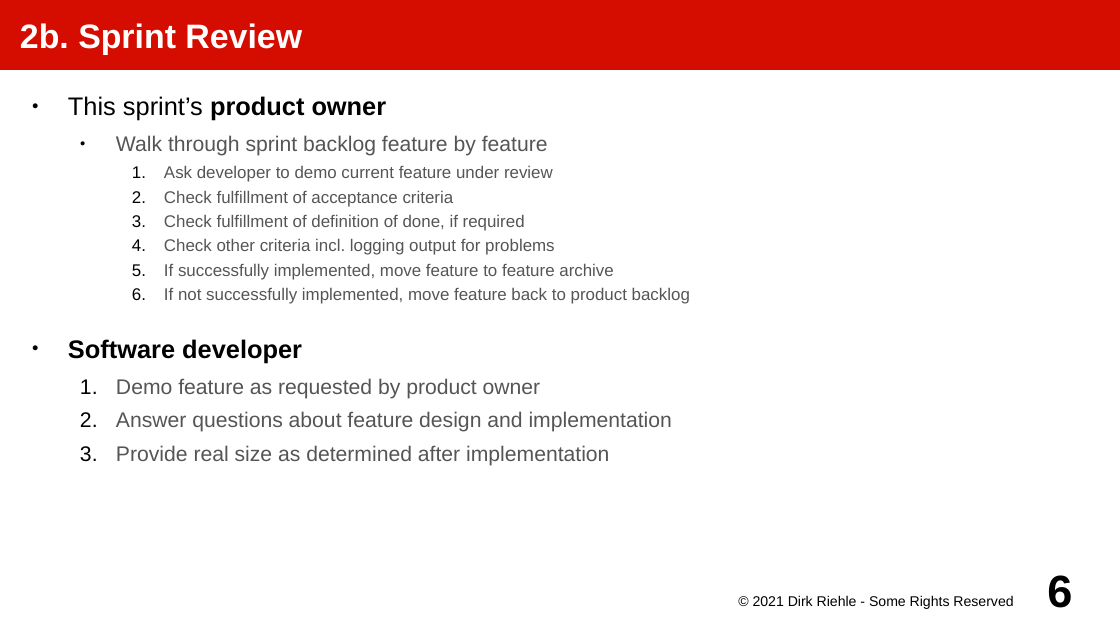
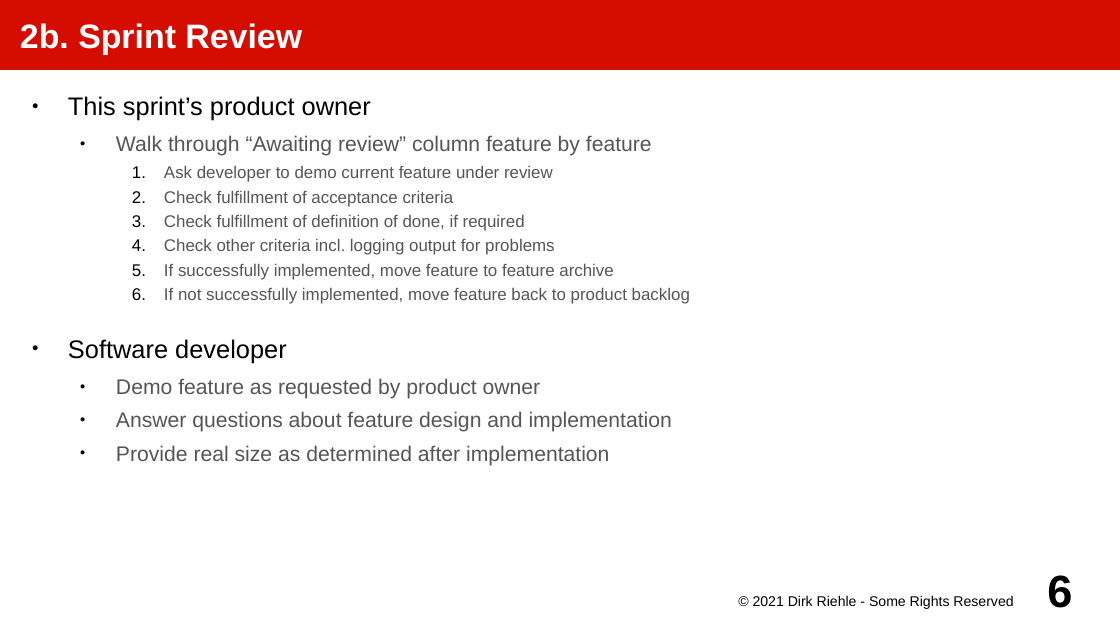
Before and after one commit to dirkriehle/amos-course, a slide deck: slide 6 of Lecture slides/AMOS B02 - The Team Meeting.odp. Drawn at 1120x630 pixels with LibreOffice and Linux fonts; fonts in the diff are those of the drawing. Boxes give left, top, right and bottom in pixels: in the first picture for what was removed or moved away, otherwise in the second. Text is boxed around its words. In the diff, an @@ line names an element or a change of style, - is before the commit and + after.

```diff
--- a/Lecture slides/AMOS B02 - The Team Meeting.odp
+++ b/Lecture slides/AMOS B02 - The Team Meeting.odp
@@ text at box(68, 96, 672, 466): bold off in "product owner", "Software developer"; bullet 1. to ● @@
@@ text at box(116, 135, 652, 156): text changed @@
-  ● Walk through sprint backlog feature by feature
+  ● Walk through “Awaiting review” column feature by feature
```
Also in this commit, not shown: 7 other slides changed, 3 other files.
